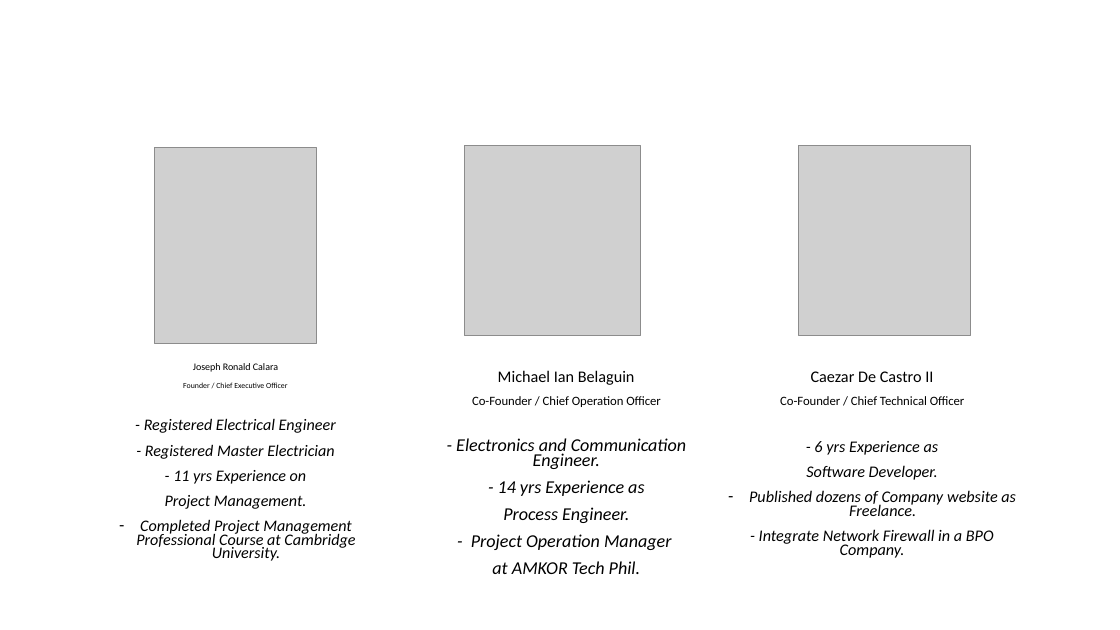
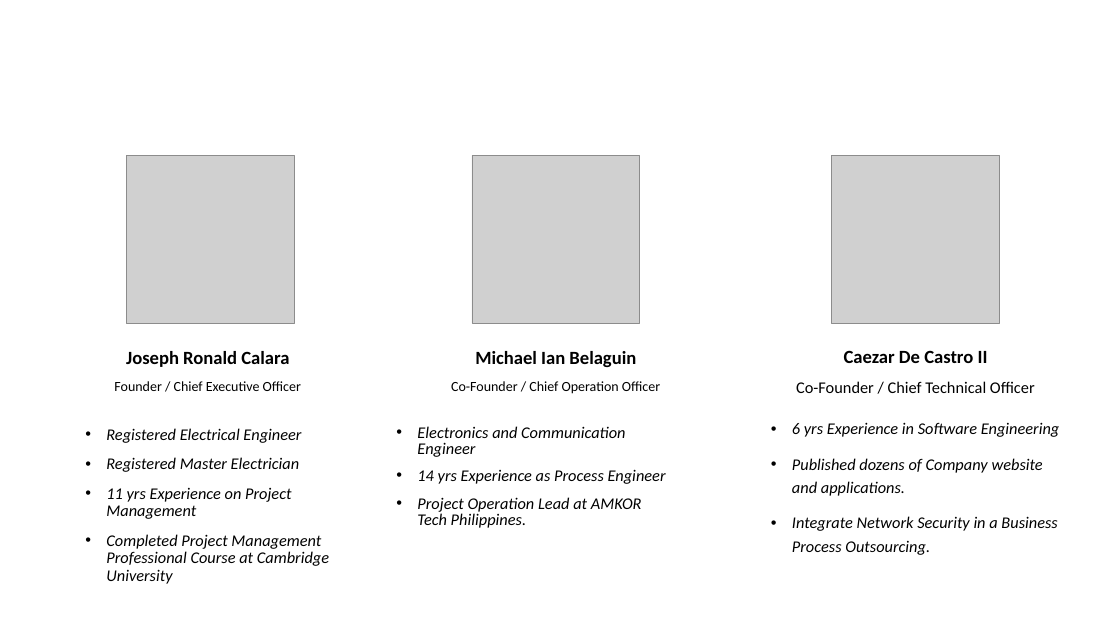
Before and after one commit to Pasabuy-App/Xamarin-App, a slide deck: slide 12 of docs/Project-Investor-Pitch.pptx. Drawn at 1120x630 pixels with LibreOffice and Linux fonts; fonts in the diff are those of the drawing; grey boxes stand for pictures; background and template pictures are left out. Boxes give left, top, right and bottom in pixels: in the first picture for what was removed or moved away, otherwise in the second. Text is boxed around its words. In the diff, an @@ line names an element or a change of style, - is before the commit and + after.

```diff
--- a/docs/Project-Investor-Pitch.pptx
+++ b/docs/Project-Investor-Pitch.pptx
@@ picture: place and size @@
-picture at box(155, 148, 317, 344)
+picture at box(126, 155, 294, 323)
@@ picture: place and size @@
-picture at box(464, 145, 640, 336)
+picture at box(472, 155, 640, 323)
@@ picture: place and size @@
-picture at box(799, 145, 970, 336)
+picture at box(832, 155, 1000, 323)
@@ text "Joseph Ronald Calara": place and size @@
-text "Joseph Ronald Calara" at box(136, 363, 355, 561)
+text "Joseph Ronald Calara" at box(114, 351, 301, 391)
@@ text "Joseph Ronald Calara" at box(114, 351, 301, 391): size 8.6 to 16 pt, bold on in "Joseph Ronald Calara"; size 6.7 to 12 pt in "Founder / Chief Executive Officer"; line spacing 0.7 to 0.9 @@
@@ text "Michael Ian Belaguin": place and size @@
-text "Michael Ian Belaguin" at box(456, 370, 686, 574)
+text "Michael Ian Belaguin" at box(451, 351, 660, 394)
@@ text "Michael Ian Belaguin" at box(451, 351, 660, 394): size 13.9 to 16 pt, bold on in "Michael Ian Belaguin"; size 10.8 to 12 pt in "Co-Founder / Chief Operation Officer"; line spacing 0.7 to 0.9 @@
@@ text "Caezar De Castro II": place and size @@
-text "Caezar De Castro II" at box(749, 371, 1016, 558)
+text "Caezar De Castro II" at box(796, 350, 1035, 393)
@@ text "Caezar De Castro II" at box(796, 350, 1035, 393): size 13.9 to 16 pt, bold on in "Caezar De Castro II"; size 10.8 to 14 pt in "Co-Founder / Chief Technical Officer"; line spacing 0.7 to 0.9 @@
@@ text at box(136, 418, 355, 561): paragraphs removed @@
-- Registered Electrical Engineer
-- Registered Master Electrician
-- 11 yrs Experience on
-Project Management.
-– Completed Project Management Professional Course at Cambridge University.
@@ text added at box(106, 428, 329, 584), 14 pt, text #000000, italic @@
+• Registered Electrical Engineer
+• Registered Master Electrician
+• 11 yrs Experience on Project Management
+• Completed Project Management Professional Course at Cambridge University
@@ text added at box(417, 426, 666, 528), 14 pt, text #000000, italic @@
+• Electronics and Communication Engineer
+• 14 yrs Experience as Process Engineer
+• Project Operation Lead at AMKOR Tech Philippines.
@@ text at box(456, 438, 686, 574): paragraphs removed @@
-- Electronics and Communication Engineer.
-- 14 yrs Experience as
-Process Engineer.
-- Project Operation Manager
-at AMKOR Tech Phil.
@@ text at box(749, 441, 1016, 558): paragraphs removed @@
-- 6 yrs Experience as
-Software Developer.
-– Published dozens of Company website as Freelance.
-- Integrate Network Firewall in a BPO Company.
@@ text added at box(792, 422, 1060, 555), 14 pt, text #000000, italic @@
+• 6 yrs Experience in Software Engineering
+• Published dozens of Company website and applications.
+• Integrate Network Security in a Business Process Outsourcing.
```
Also in this commit, not shown: 12 other slides changed.
